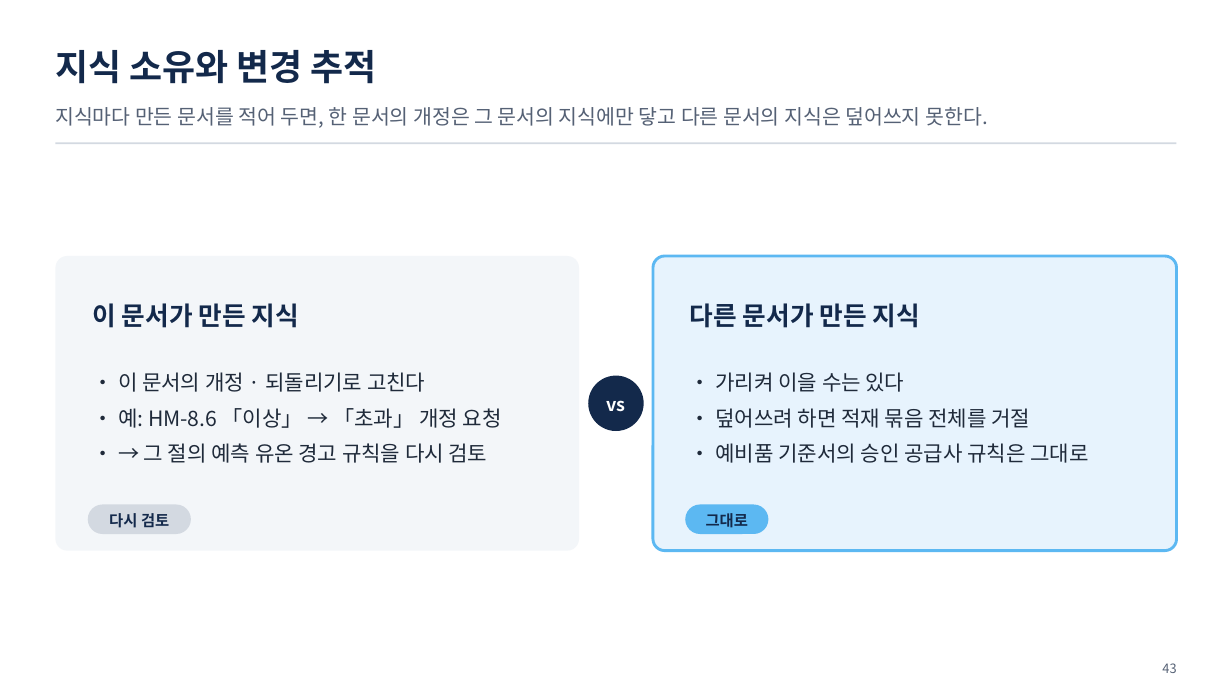
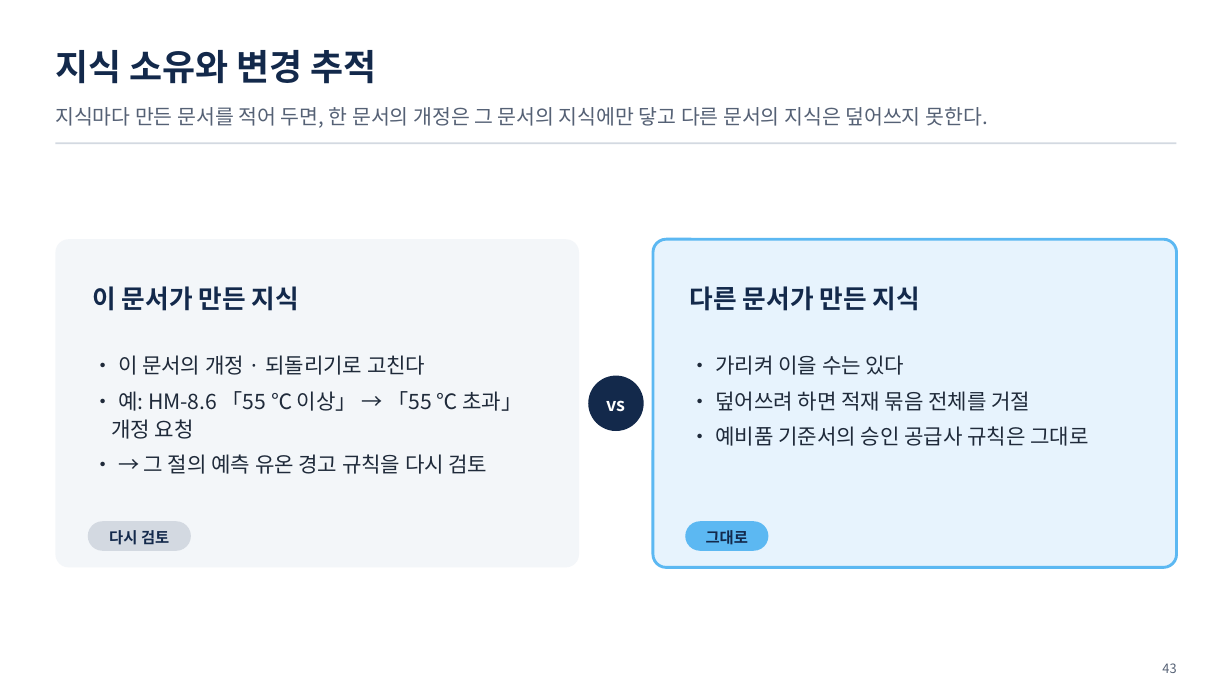
Before and after one commit to uengine-oss/hyd-iot-edu, a slide deck: slide 43 of workspace/강의제작/산출물/실전반/이론/03회차/실전반_03일차.pptx. Drawn at 1232x693 pixels with LibreOffice and Linux fonts; fonts in the diff are those of the drawing. Boxes give left, top, right and bottom in pixels: in the first picture for what was removed or moved away, otherwise in the second. Text is boxed around its words. In the diff, an @@ line names an element or a change of style, - is before the commit and + after.

Commit message:
실전반 3회차 대본 03편(55~79장) 닫음 — 통합 4회차 02편 낭독으로 Wrap-up 38행 본문 23.92분 · 퀴즈 · 정답 · 회차 맺음, 단원 검토 지적(2 · 1건) 고침 · 세 편 원본 낭독을 문장 단위 스크립트로 대조(받는 곳 없는 판단 문장 0) · V-10: 41 · 43장 화면에 판본 비교 · 경계값 55 ℃ · 장확정 79/79 · 판본검사 전부 일치 · 02편 영상 제작 입력(강조 26 · 장별점검 54장까지 · 쉼 28구획)과 01편 14 · 16 · 22~23장 쉼

```diff
--- a/workspace/강의제작/산출물/실전반/이론/03회차/실전반_03일차.pptx
+++ b/workspace/강의제작/산출물/실전반/이론/03회차/실전반_03일차.pptx
@@ rounded rectangle: place and size @@
-rounded rectangle at [55, 256, 579, 551]
+rounded rectangle at [55, 239, 579, 567]
@@ rounded rectangle: place and size @@
-rounded rectangle at [653, 256, 1177, 551]
+rounded rectangle at [653, 239, 1177, 567]
@@ text "이 문서가 만든 지식": place and size @@
-text "이 문서가 만든 지식" at [92, 303, 299, 328]
+text "이 문서가 만든 지식" at [92, 286, 299, 311]
@@ text "다른 문서가 만든 지식": place and size @@
-text "다른 문서가 만든 지식" at [690, 303, 920, 328]
+text "다른 문서가 만든 지식" at [690, 286, 920, 311]
@@ text "• 이 문서의 개정 · ...": place and size @@
-text "• 이 문서의 개정 · ..." at [118, 372, 502, 463]
+text "• 이 문서의 개정 · ..." at [111, 355, 523, 474]
@@ text "• 가리켜 이을 수는 있다": place and size @@
-text "• 가리켜 이을 수는 있다" at [716, 372, 1088, 463]
+text "• 가리켜 이을 수는 있다" at [716, 355, 1088, 446]
@@ text at [111, 391, 523, 439]: text changed @@
-• 예: HM-8.6 「이상」 → 「초과」 개정 요청
+• 예: HM-8.6 「55 ℃ 이상」 → 「55 ℃ 초과」 개정 요청
@@ 2 texts, 2 rounded rectangles: place and size @@
-2 texts, 2 rounded rectangles at [88, 505, 769, 534]
+2 texts, 2 rounded rectangles at [88, 521, 769, 551]
```
Also in this commit, not shown: 3 other slides changed, 39 other files.
